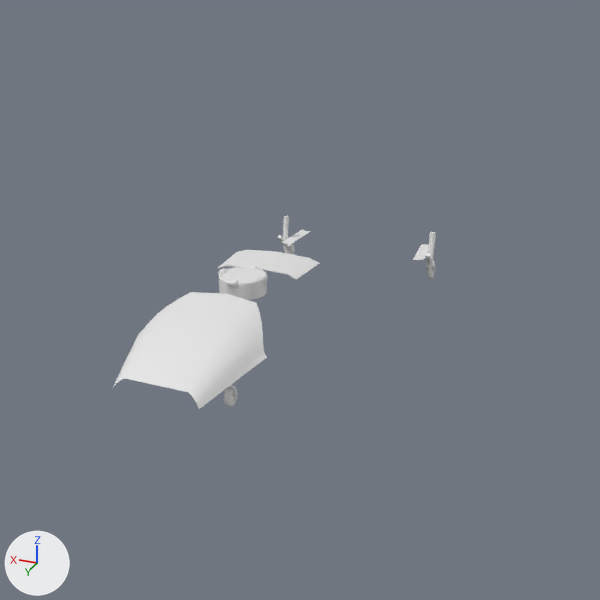
Renders of the Blender file cygnet/cygnet.blend from each side of a commit.
Before and after are seen from the file's camera 'Camera'. The axes (+X, +Y, +Z) are drawn at lower left. The lights are the same throughout. The same objects are shown in both versions, whatever each file hides. Materials are left out; every surface is plain grey.

The first picture shows 'Canope', 'Docking Colar', 'DockingColarCover'.
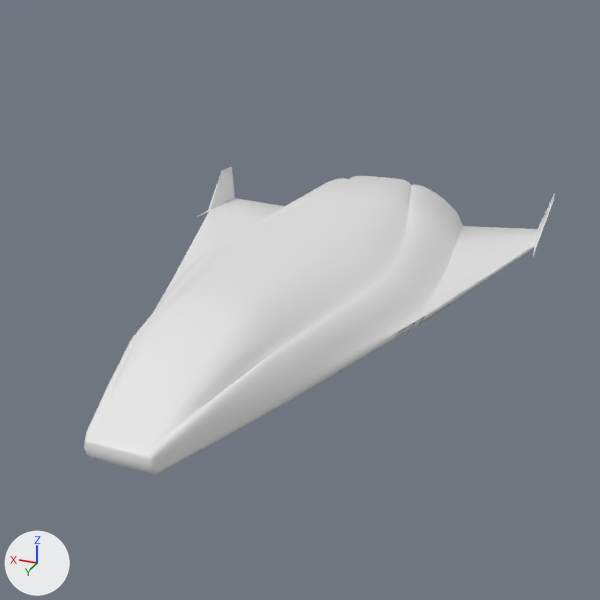
Pixel boxes (x1, y1, x2, y2) of what changed, in the pictures (600 x 600 px):
'Canope', reshaped (203% wider, 162% taller)
    before: (112, 292, 267, 409)
    after: (84, 167, 555, 475)
'DockingColarCover', moved
    before: (218, 250, 320, 279)
    after: (190, 269, 300, 303)
part 1 of me_circle_005, added
    after: (84, 167, 555, 475)

What the commit changed:
me_circle_005 is used by ob_canope; location (0.0, 0.0, 0.0); rotation (1.571, 0.0, 3.142), in degrees (90, 0, 180).
me_circle_005 had 81 vertices, 62 faces and spanned x -1.36..1.36, y -0.13..0.8, z 4.25..6.92.
me_circle_005 now has 2248 vertices, 2270 faces and spans x -5.86..5.86, y -0.89..0.89, z -8.04..8.04.
me_circle_005 part 1: 2167 vertices added at x -5.86..5.86, y -0.89..0.89, z -8.04..8.04.
Object 'DockingColarCover' (ob_dockingcolarcover) moves from (0.0, 2.21, 0.87) to (0.0, 3.46, 0.8).
